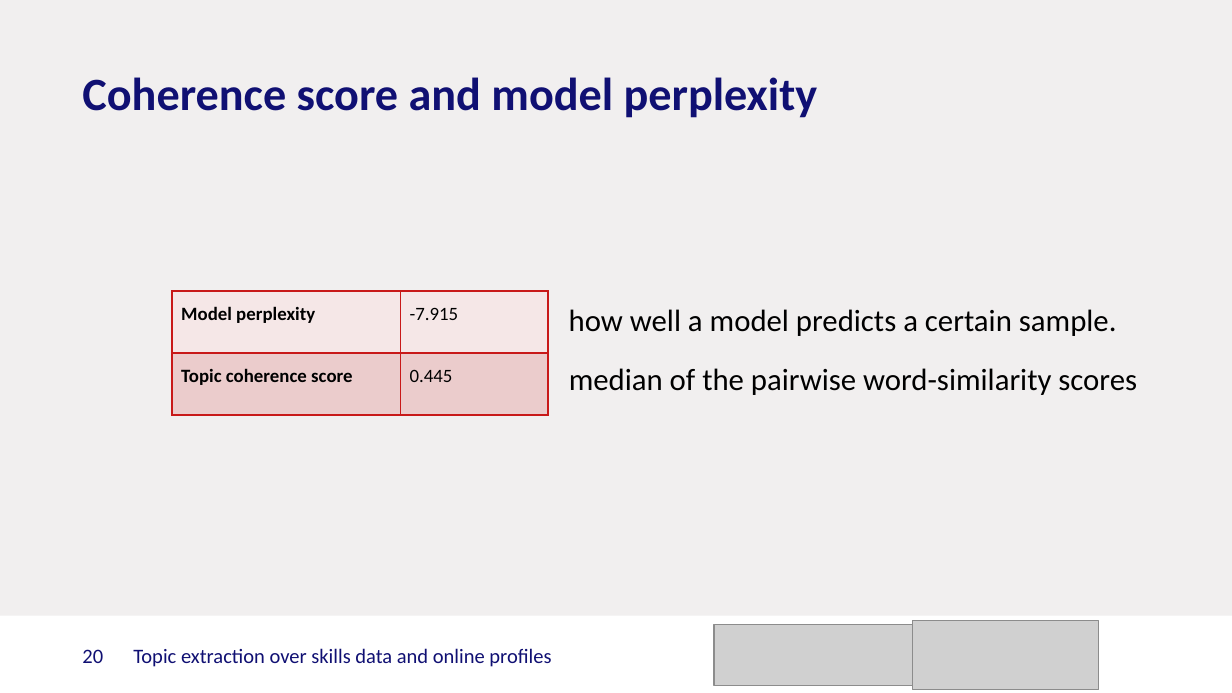
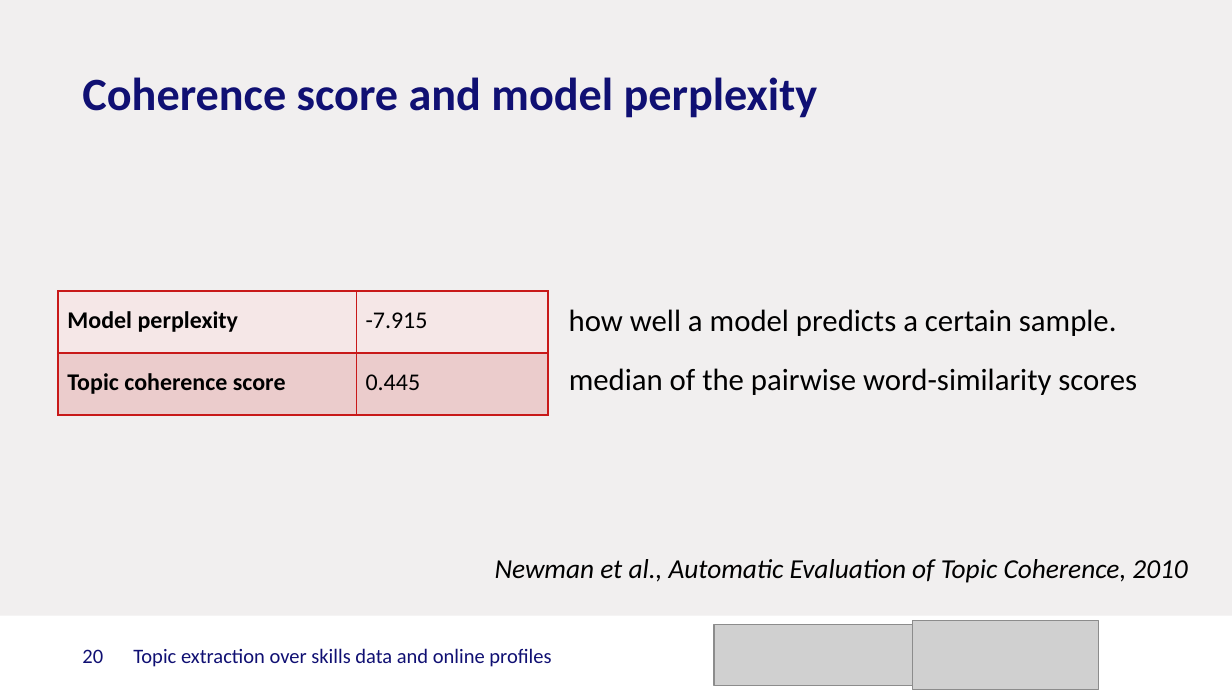
Before and after one commit to mgarriga/skills-topic-modeling, a slide deck: slide 20 of Presentation.pptx. Drawn at 1232x693 pixels with LibreOffice and Linux fonts; fonts in the diff are those of the drawing; grey boxes stand for pictures; background and template pictures are left out. Boxes give left, top, right and bottom in pixels: in the first picture for what was removed or moved away, otherwise in the second. Text is boxed around its words. In the diff, an @@ line names an element or a change of style, - is before the commit and + after.

```diff
--- a/Presentation.pptx
+++ b/Presentation.pptx
@@ table at [58,291,548,415] @@
@@ size 11 to 14 pt @@
@@ table: place and size @@
-table at [172,291,548,415]
+table at [58,291,548,415]
@@ text added at [495,559,1187,583], 16 pt, text #000000, italic @@
+Newman et al., Automatic Evaluation of Topic Coherence, 2010
```
Also in this commit, not shown: 9 other slides changed, 1 slide added.
